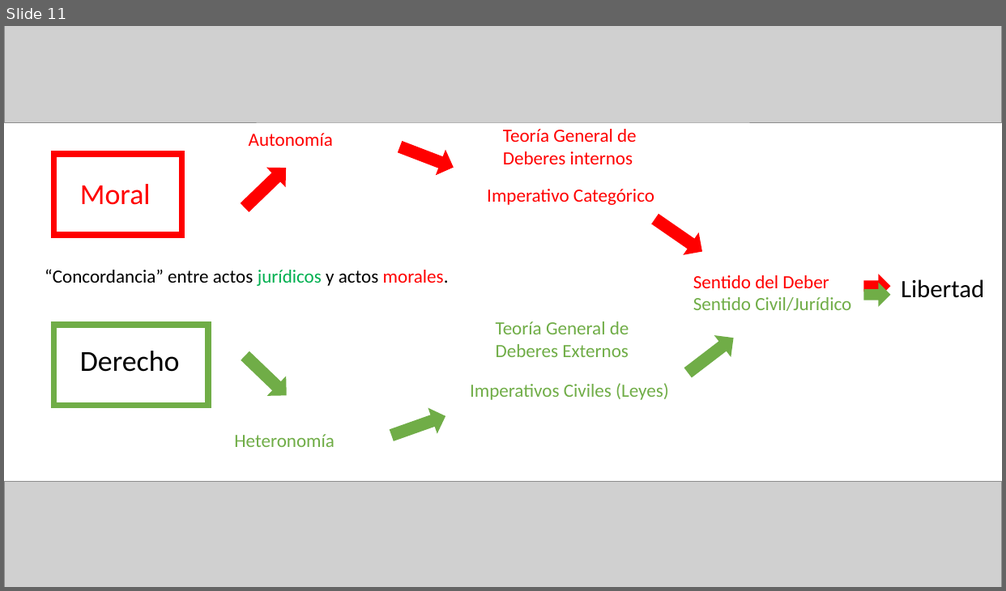
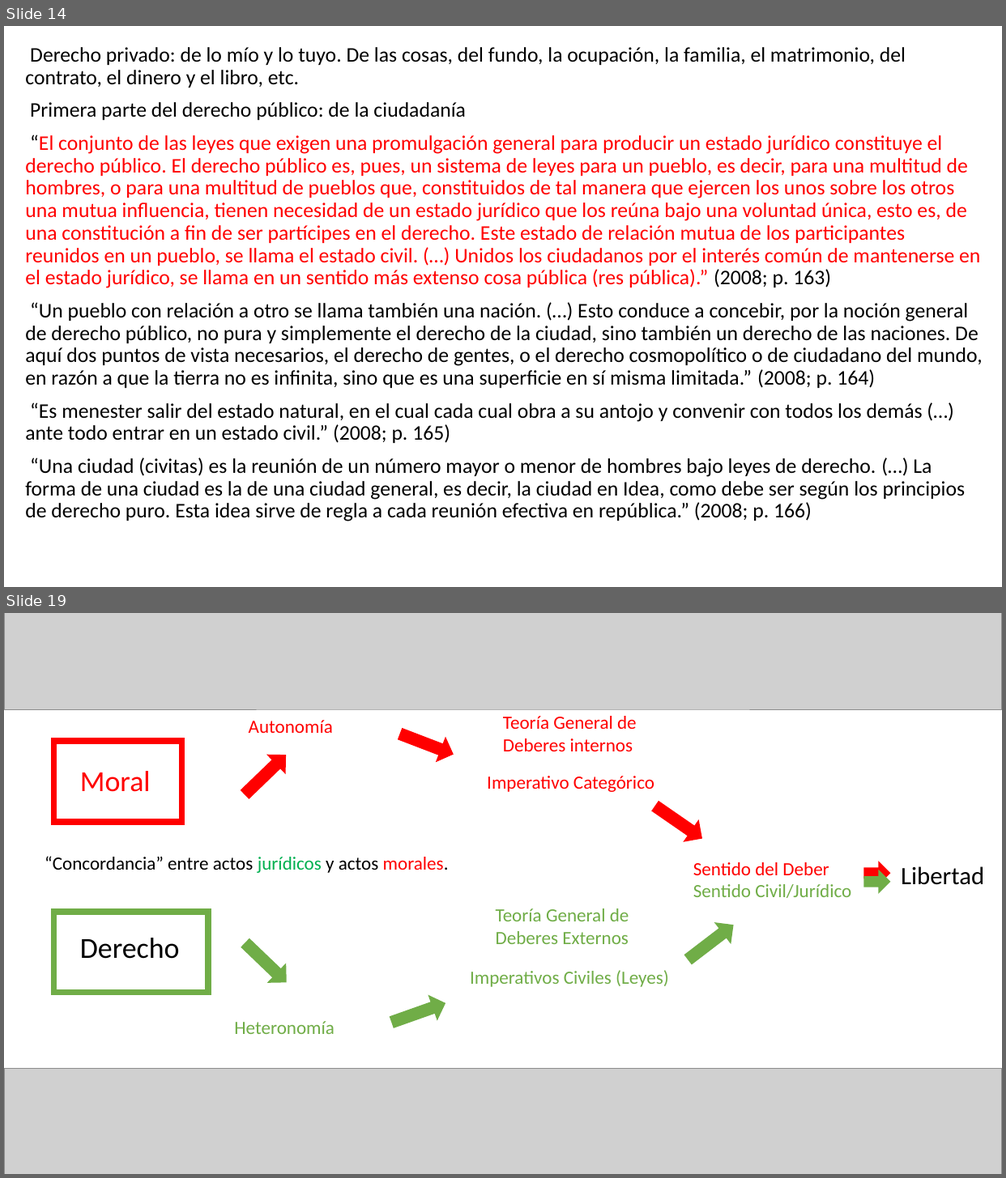
Before and after one commit to zaboltar/zaboltar.github.io, a slide deck: assets uarm/2024 1/moderna/Kant - Doctrina del Derecho.pptx. Shown one above the other, each under a label of ours: slide 11 before the commit, slides 14 and 19 after it; the slides between them are not shown. The pictures are 1006x591 and 1006x1178 pixels, drawn with LibreOffice and Linux fonts; fonts in the diff are those of the drawing; grey boxes stand for pictures. Boxes give left, top, right and bottom in pixels: in the first picture for what was removed or moved away, otherwise in the second. Text is boxed around its words. In the diff, an @@ line names an element or a change of style, - is before the commit and + after.

Commit message:
kant doc derecho

```diff
--- a/assets uarm/2024 1/moderna/Kant - Doctrina del Derecho.pptx
+++ b/assets uarm/2024 1/moderna/Kant - Doctrina del Derecho.pptx
@@ slide 14 added at [4, 26, 1002, 587], background #FFFFFF @@
@@ text added at [25, 47, 982, 522], 20 pt, text #000000 @@
+Derecho privado: de lo mío y lo tuyo. De las cosas, del fundo, la ocupación, la familia, el matrimonio, del contrato, el dinero y el libro, etc.
+Primera parte del derecho público: de la ciudadanía
+“El conjunto de las leyes que exigen una promulgación general para producir un estado jurídico constituye el derecho público. El derecho público es, pues, un sistema de leyes para un pueblo, es decir, para una multitud de hombres, o para una multitud de pueblos que, constituidos de tal manera que ejercen los unos sobre los otros una mutua influencia, tienen necesidad de un estado jurídico que los reúna bajo una voluntad única, esto es, de una constitución a fin de ser partícipes en el derecho. Este estado de relación mutua de los participantes reunidos en un pueblo, se llama el estado civil. (…) Unidos los ciudadanos por el interés común de mantenerse en el estado jurídico, se llama en un sentido más extenso cosa pública (res pública).” (2008; p. 163)
+“Un pueblo con relación a otro se llama también una nación. (…) Esto conduce a concebir, por la noción general de derecho público, no pura y simplemente el derecho de la ciudad, sino también un derecho de las naciones. De aquí dos puntos de vista necesarios, el derecho de gentes, o el derecho cosmopolítico o de ciudadano del mundo, en razón a que la tierra no es infinita, sino que es una superficie en sí misma limitada.” (2008; p. 164)
+“Es menester salir del estado natural, en el cual cada cual obra a su antojo y convenir con todos los demás (…) ante todo entrar en un estado civil.” (2008; p. 165)
+“Una ciudad (civitas) es la reunión de un número mayor o menor de hombres bajo leyes de derecho. (…) La forma de una ciudad es la de una ciudad general, es decir, la ciudad en Idea, como debe ser según los principios de derecho puro. Esta idea sirve de regla a cada reunión efectiva en república.” (2008; p. 166)
@@ what was slide 11 is now slide 19 @@
```
Also in this commit, not shown: 1 slide changed, 7 other slides added, 6 other files.
